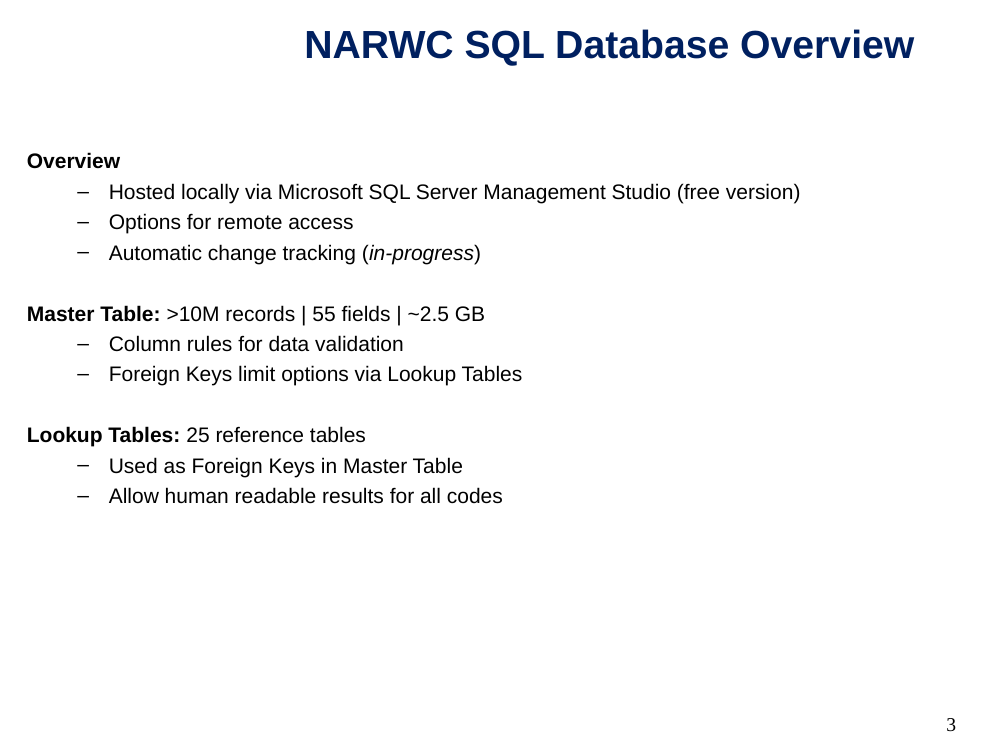
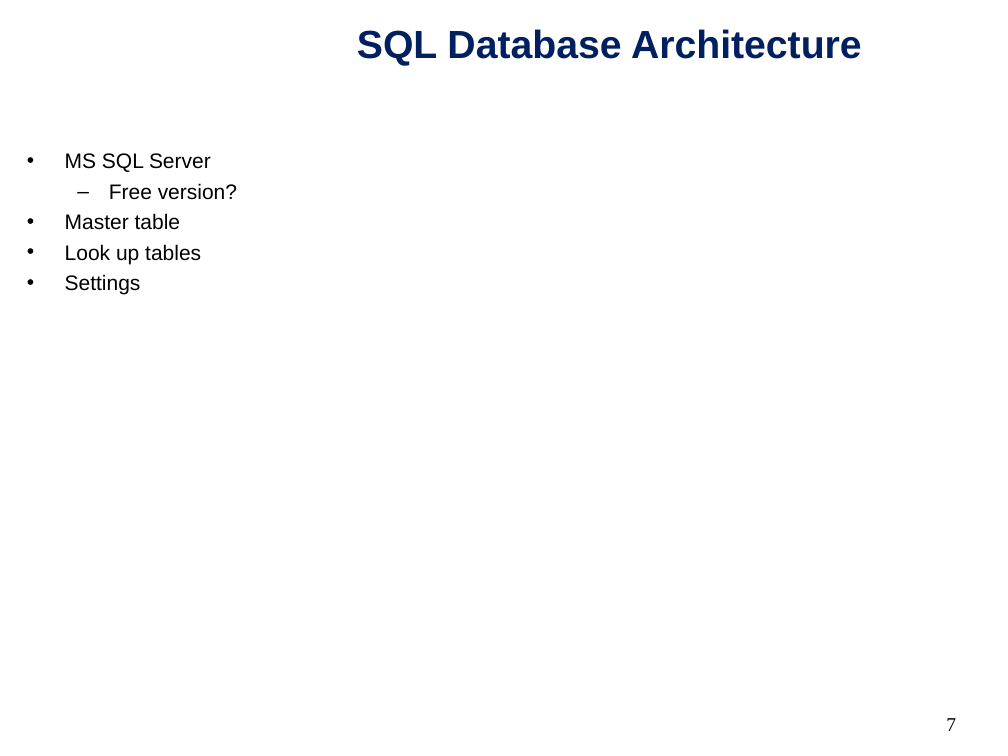
Before and after one commit to bethanylroberts/test-project, a slide deck: slide 7 of pub/NARWCDB-progress_report-20251112.ppt (slide 3 before the commit). Drawn at 1008x756 pixels with LibreOffice and Linux fonts; fonts in the diff are those of the drawing; background and template pictures are left out. Boxes give left, top, right and bottom in pixels: in the first picture for what was removed or moved away, otherwise in the second. Text is boxed around its words. In the diff, an @@ line names an element or a change of style, - is before the commit and + after.

```diff
--- a/pub/NARWCDB-progress_report-20251112.ppt
+++ b/pub/NARWCDB-progress_report-20251112.ppt
@@ title at box(357, 29, 862, 66): text changed @@
-NARWC SQL Database Overview
+SQL Database Architecture
@@ text at box(65, 153, 237, 295): text changed @@
-Overview
-  – Hosted locally via Microsoft SQL Server Management Studio (free version)
-  – Options for remote access
-  – Automatic change tracking (in-progress)
-Master Table: >10M records | 55 fields | ~2.5 GB
-  – Column rules for data validation
-  – Foreign Keys limit options via Lookup Tables
-Lookup Tables: 25 reference tables
-  – Used as Foreign Keys in Master Table
-  – Allow human readable results for all codes
+• MS SQL Server
+  – Free version?
+• Master table
+• Look up tables
+• Settings
@@ page number at box(946, 718, 956, 731): text changed @@
-3
+7
```
Also in this commit, not shown: 7 other slides changed, 5 slides added, 11 slides removed, 1 other file.
